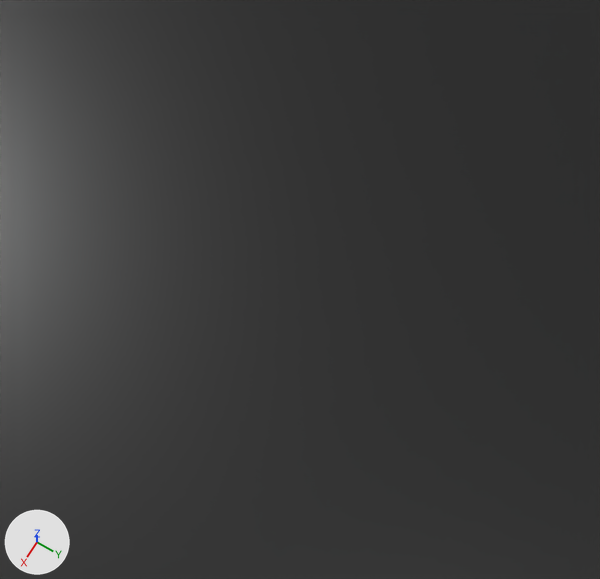
Two versions of the Blender file template.blend, one commit apart.
The view is the same before and after, from a 50 mm camera at (0.2139, -0.3639, 0.0491) aimed at (0.202, -0.3711, 0.0136). The axes (+X, +Y, +Z) are drawn at lower left. The lights are the same throughout.
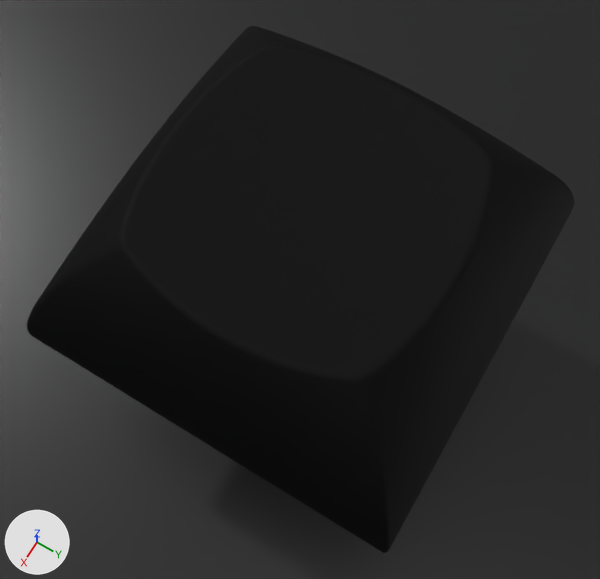
Commit message: Added DSA keycaps to the template

Pixel boxes [x1, y1, x2, y2] of what changed, in the pictures (600 x 579 px):
'Keycap', added (black)
    after: [27, 26, 574, 553]

The change, as a list of edits to the scene's bpy script:
```text
Add mat_material_001:
    mat_material_001 = principled_material('Material.001')
    mat_material_001.base_color = (0.0, 0.0, 0.0)  # black #000000
    mat_material_001.metallic = 0.0296
    mat_material_001.roughness = 0.741
    mat_material_001.specular_ior_level = 0.193
Add me_keycap:
    me_keycap.from_pydata(...)  # 6774 vertices, 13544 faces; spans x -8.1..8.1, y -8.1..8.1, z 0.0..7.7
    me_keycap.materials.append(mat_material_001)  # black #000000
Add ob_keycap:
    ob_keycap = bpy.data.objects.new('Keycap', me_keycap)
    ob_keycap.location = (0.20014, -0.37173, 0.019)
    ob_keycap.rotation_euler = (3.142, 0.0, 0.0)  # degrees (180, 0, 0)
    ob_keycap.scale = (0.0012, 0.0012, 0.0012)
```
